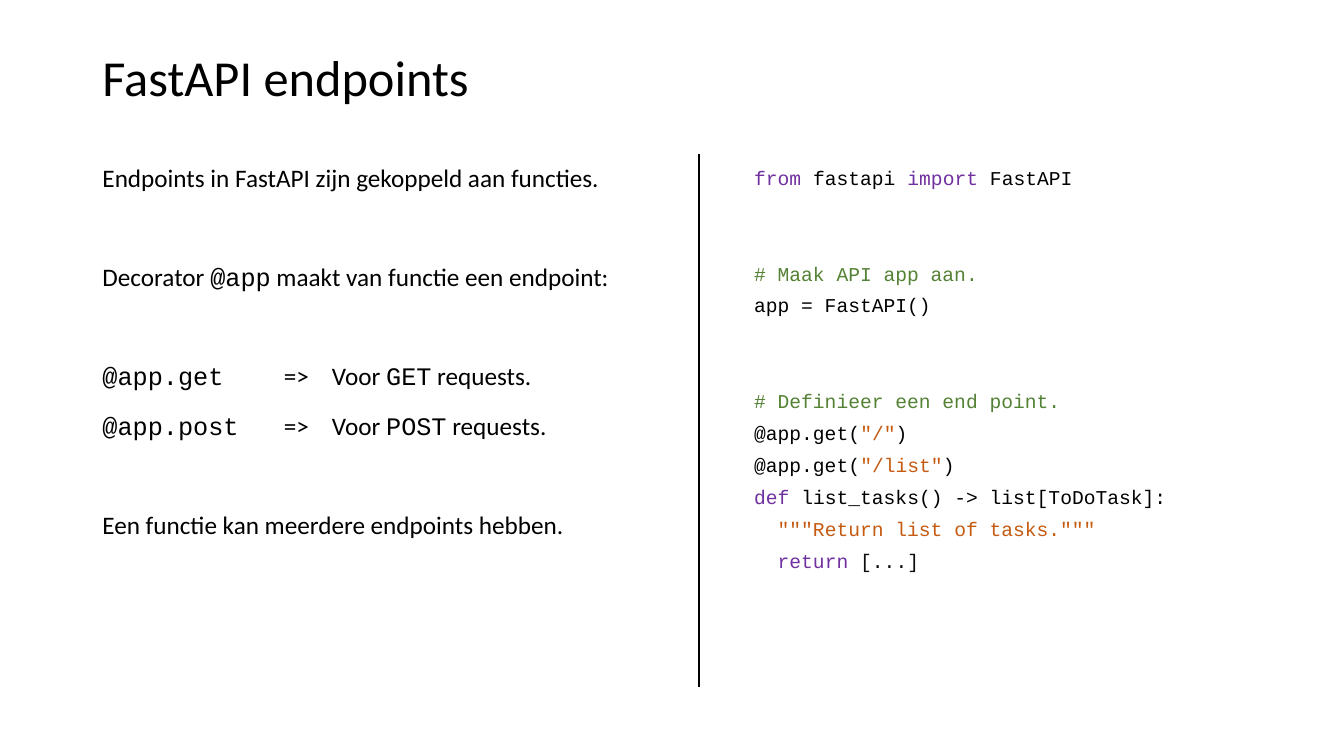
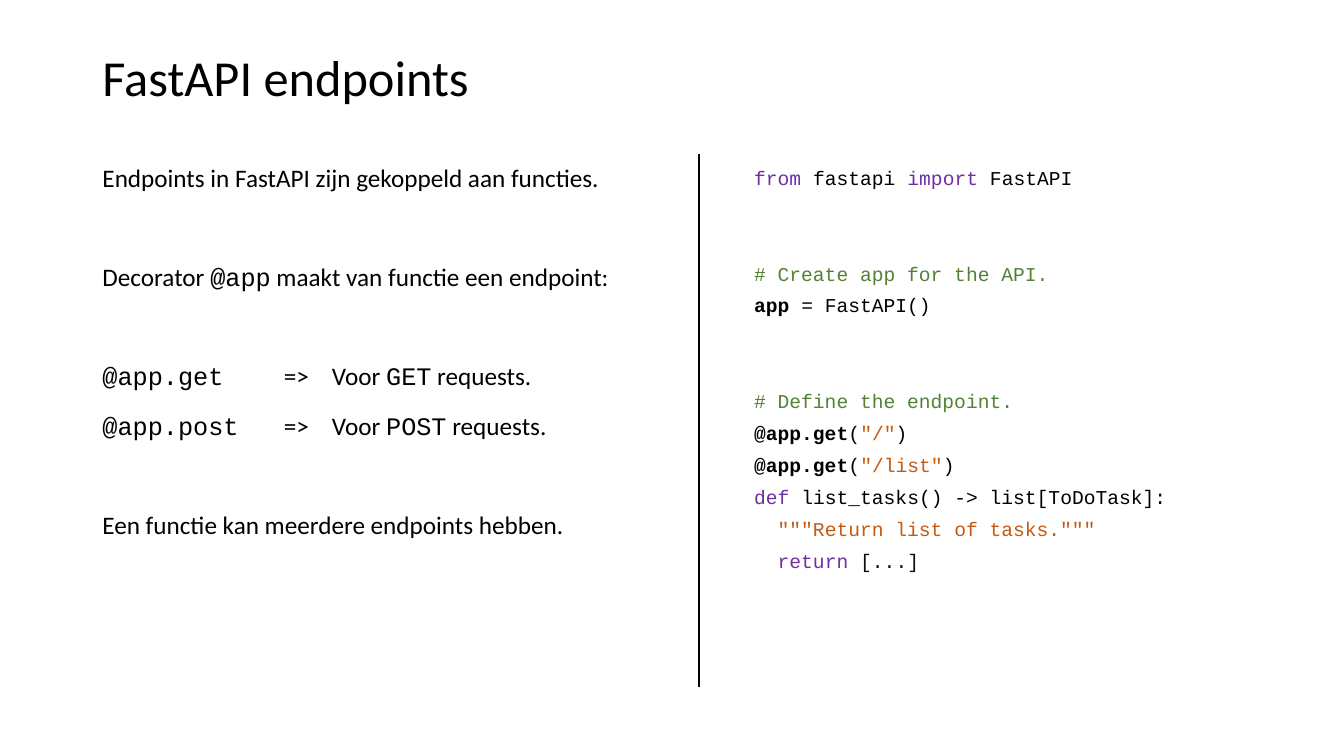
Before and after one commit to LFKoning/knowledge-sharing, a slide deck: slide 20 of python_course_4p/4_api_app/4_api_app.pptx (slide 21 before the commit). Drawn at 1344x756 pixels with LibreOffice and Linux fonts; fonts in the diff are those of the drawing. Boxes give left, top, right and bottom in pixels: in the first picture for what was removed or moved away, otherwise in the second. Text is boxed around its words. In the diff, an @@ line names an element or a change of style, - is before the commit and + after.

```diff
--- a/python_course_4p/4_api_app/4_api_app.pptx
+++ b/python_course_4p/4_api_app/4_api_app.pptx
@@ text at [778,267,1048,285]: text changed @@
-# Maak API app aan.
+# Create app for the API.
@@ text at [754,299,955,476]: bold on in "app", "@app.get("/")", "@app.get("/list")" @@
@@ text at [778,394,1013,412]: text changed @@
-# Definieer een end point.
+# Define the endpoint.
```
Also in this commit, not shown: 10 other slides changed, 7 slides added, 1 slide removed, 11 other files.
